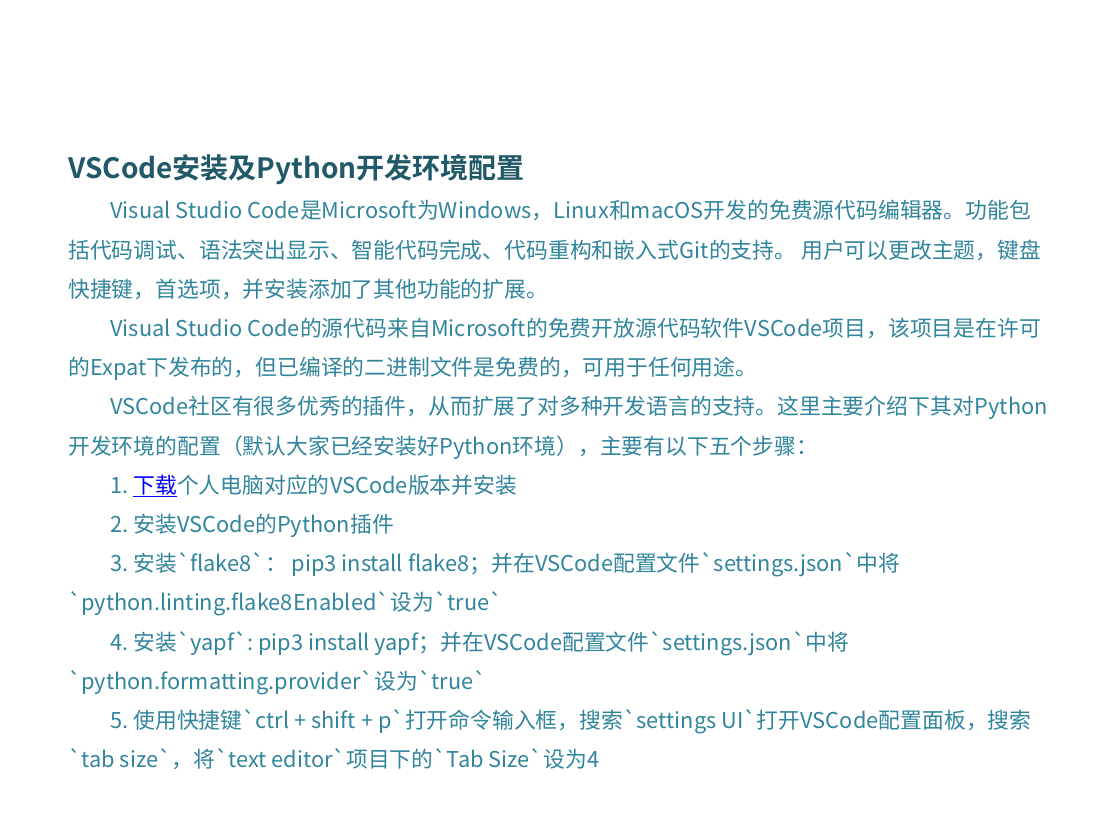
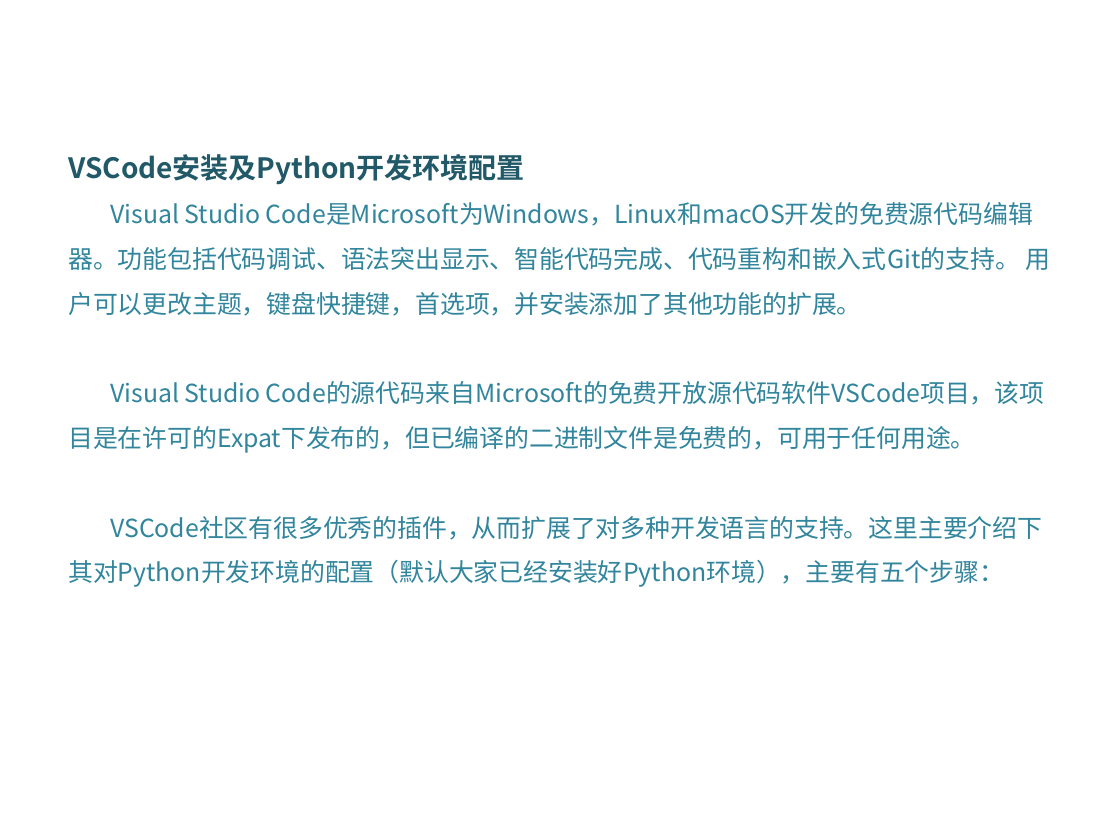
Before and after one commit to DataScienceCoding/Python-Data-Analysis, a slide deck: slide 7 of Python-Data-Analysis.pptx. Drawn at 1120x840 pixels with LibreOffice and Linux fonts; fonts in the diff are those of the drawing; background and template pictures are left out. Boxes give left, top, right and bottom in pixels: in the first picture for what was removed or moved away, otherwise in the second. Text is boxed around its words. In the diff, an @@ line names an element or a change of style, - is before the commit and + after.

```diff
--- a/Python-Data-Analysis.pptx
+++ b/Python-Data-Analysis.pptx
@@ text at [68,202,1051,453]: size 14 to 16 pt in "Visual Studio Code是Microsoft为Windows，Linux和macOS开发的免费源代码编辑器。 ...", "Visual Studio Code的源代码来自Microsoft的免费开放源代码软件VSCode项目，该项目是在许可的 ..." @@
@@ text at [68,516,1042,587]: text changed; size 14 to 16 pt @@
-VSCode社区有很多优秀的插件，从而扩展了对多种开发语言的支持。这里主要介绍下其对Python开发环境的配置（默认大家已经安装好Python环境），主要有以下五个步骤：
-1. 下载个人电脑对应的VSCode版本并安装
-2. 安装VSCode的Python插件
-3. 安装`flake8`： pip3 install flake8；并在VSCode配置文件`settings.json`中将`python.linting.flake8Enabled`设为`true`
-4. 安装`yapf`: pip3 install yapf；并在VSCode配置文件`settings.json`中将`python.formatting.provider`设为`true`
-5. 使用快捷键`ctrl + shift + p`打开命令输入框，搜索`settings UI`打开VSCode配置面板，搜索`tab size`，将`text editor`项目下的`Tab Size`设为4
+VSCode社区有很多优秀的插件，从而扩展了对多种开发语言的支持。这里主要介绍下其对Python开发环境的配置（默认大家已经安装好Python环境），主要有五个步骤：
```
Also in this commit, not shown: 5 other slides changed, 1 slide added, 1 other file.
